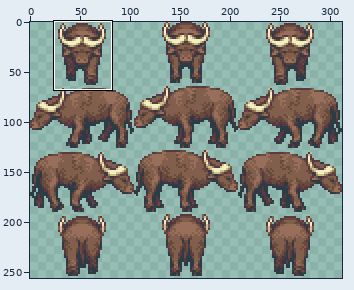
One commit to this sprite sheet: src/main/resources/images/animated/buffalo.png. The first picture is a wide view before the edit; the outline marks the close-up.
Close-up. First the earlier version:
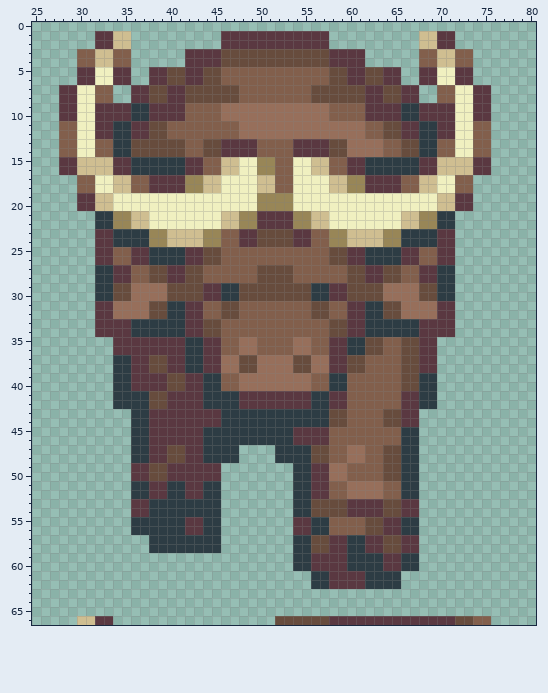
The file is 312x256 pixels. Shown: x 25..80, y 0..66. The commit also changed other parts of the picture, which this record leaves out.
After:
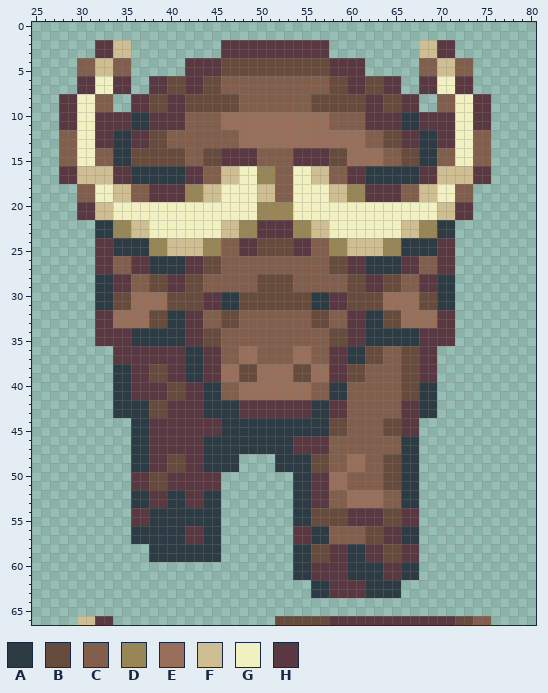
Palette (. is transparent): A #2d3c44  B #674c3d  C #825f4c  D #988657  E #976f5b  F #cfbe91  G #f0f0c0  H #5a3841
From old to new:
y 1: x 32..35 HHFF -> ....; x 46..57 HHHHHHHHHHHH -> ............; x 68..71 FFHH -> ....
y 3: x 30..35 CCFFCC -> ..HHFF; x 42..61 HHHHBBBBBBBBBBBBHHHH -> ....HHHHHHHHHHHH....; x 68..73 CCFFCC -> FFHH..
y 5: x 30..35 HHGGHH -> CCFFCC; x 38..41 HHBB -> ....; x 44..59 BBCCCCCCCCCCCCBB -> HHBBBBBBBBBBBBHH; x 62..65 BBHH -> ....; x 68..73 HHGGHH -> CCFFCC
y 7: x 28..43 HHGGCC..HHBBHHBB -> ..HHGGHH..HHBBHH; x 46..47 BB -> CC; x 56..57 BB -> CC; x 60..75 BBHHBBHH..CCGGHH -> HHBBHH..HHGGHH..
y 9: x 32..39 HHHHAAHH -> CC..HHBB; x 42..61 CCCCEEEEEEEEEEEECCCC -> BBBBBBCCCCCCCCBBBBBB; x 64..71 HHAAHHHH -> BBHH..CC
y 11: x 28..29 CC -> HH; x 34..41 AAHHBBCC -> HHAAHHHH; x 46..47 CC -> EE; x 58..69 EEEECCBBHHAA -> CCCCHHHHAAHH; x 74..75 CC -> HH
y 13: x 32..33 CC -> HH; x 36..37 BB -> HH; x 40..41 BB -> CC; x 44..59 BBHHHHCCCCHHHHBB -> CCCCEEEEEEEEEEEE; x 62..67 EECCBB -> CCBBHH; x 70..71 CC -> HH
y 15: x 28..51 HHFFFFHHAAAAAAHHCCFFGGDD -> CCGGCCAABBBBBBCCBBHHHHCC; x 54..75 GGFFCCHHAAAAAAHHFFFFHH -> HHHHBBEEEECCBBAACCGGCC
y 17: x 28..47 ..CCGGFFCCHHHHDDFFGG -> HHFFFFHHAAAAAAHHCCFF; x 50..51 FF -> DD; x 56..75 GGFFDDHHHHCCFFGGCC.. -> FFCCHHAAAAAAHHFFFFHH
y 19: x 30..45 HHFFGGGGGGGGGGGG -> CCGGFFCCHHHHDDFF; x 50..53 DDDD -> FFCC; x 58..73 GGGGGGGGGGGGFFHH -> FFDDHHHHCCFFGGCC
y 21: x 30..37 ..AADDFF -> HHFFGGGG; x 46..57 FFDDHHHHDDFF -> GGGGDDDDGGGG; x 66..73 FFDDAA.. -> GGGGFFHH
y 23: x 32..71 HHAAAADDFFFFDDCCHHBBBBHHCCDDFFFFDDAAAAHH -> AADDFFGGGGGGGGFFDDHHHHDDFFGGGGGGGGFFDDAA
y 25: x 34..45 CCHHAAAAHHBB -> AAAADDFFFFDD; x 48..55 CCCCCCCC -> HHBBBBHH; x 58..69 BBHHAAAAHHCC -> DDFFFFDDAAAA
y 27: x 32..45 AAHHCCBBHHBBCC -> HHCCHHAAAAHHBB; x 50..53 BBBB -> CCCC; x 58..71 CCBBHHBBCCHHAA -> BBHHAAAAHHCCHH
y 29: x 34..41 BBEEEEBB -> HHCCBBHH; x 44..49 HHAABB -> CCCCCC; x 54..59 BBAAHH -> CCCCCC; x 62..69 BBEEEEBB -> HHBBCCHH
y 31: x 32..35 HHEE -> AABB; x 38..65 BBAAHHCCBBCCCCCCCCBBCCHHAABB -> EEBBBBHHAABBBBBBBBAAHHBBBBEE; x 68..71 EEHH -> BBAA
y 33: x 34..39 HHAAAA -> EEEEBB; x 44..47 BBCC -> CCBB; x 56..59 CCBB -> BBCC; x 64..69 AAAAHH -> BBEEEE
y 35: x 32..33 .. -> HH; x 36..45 HHHHHHAAHH -> AAAAAAHHBB; x 48..49 EE -> CC; x 54..55 EE -> CC; x 58..67 HHAABBCCBB -> BBHHAAAAAA; x 70..71 .. -> HH
y 37: x 34..35 AA -> HH; x 38..39 BB -> HH; x 46..57 EEBBEEEEBBEE -> CCEECCCCEECC; x 60..63 BBCC -> AABB
y 39: x 38..49 HHBBHHAACCEE -> BBHHAAHHEEBB; x 54..61 EECCAACC -> BBEEHHBB; x 68..69 AA -> HH
y 41: x 36..41 AABBHH -> HHHHBB; x 46..59 AAHHHHHHHHAAHH -> CCEEEEEEEECCAA; x 66..67 HH -> BB
y 43: x 34..35 .. -> AA; x 38..39 HH -> BB; x 44..45 HH -> AA; x 48..55 AAAAAAAA -> HHHHHHHH; x 58..59 BB -> HH; x 64..65 BB -> CC; x 68..69 .. -> AA
y 45: x 44..45 AA -> HH; x 54..59 HHHHCC -> AAAABB; x 64..67 CCAA -> BBHH
y 47: x 40..41 BB -> HH; x 48..51 .... -> AAAA; x 54..57 AABB -> HHHH; x 60..61 EE -> CC; x 64..65 BB -> CC
y 49: x 36..41 HHBBHH -> AAHHBB; x 44..47 HH.. -> AAAA; x 52..53 .. -> AA; x 56..61 HHEECC -> BBCCEE
y 51: x 36..41 AAHHAA -> HHBBHH; x 44..45 AA -> HH; x 58..65 CCEEEECC -> EECCCCBB
y 53: x 36..39 HHAA -> AAHH; x 42..43 AA -> HH; x 56..67 BBBBHHHHBBHH -> HHCCEEEECCAA
y 55: x 36..37 AA -> HH; x 42..43 HH -> AA; x 54..67 HHAACCCCBBHHAA -> AABBBBHHHHBBHH
y 57: x 36..37 .. -> AA; x 42..43 AA -> HH; x 54..67 AABBHHAAHHBBHH -> HHAACCCCBBHHAA
y 59: x 38..45 ........ -> AAAAAAAA; x 56..57 HH -> BB; x 62..67 AAHHAA -> HHBBHH
y 61: x 54..57 ..AA -> AAHH; x 60..61 HH -> AA; x 64..67 AA.. -> HHAA
y 63: x 56..65 .......... -> AAHHHHAAAA
Changed places in both close-ups, as pixel boxes (x1, y1, x2, y2):
changed: (59, 31, 491, 598)
